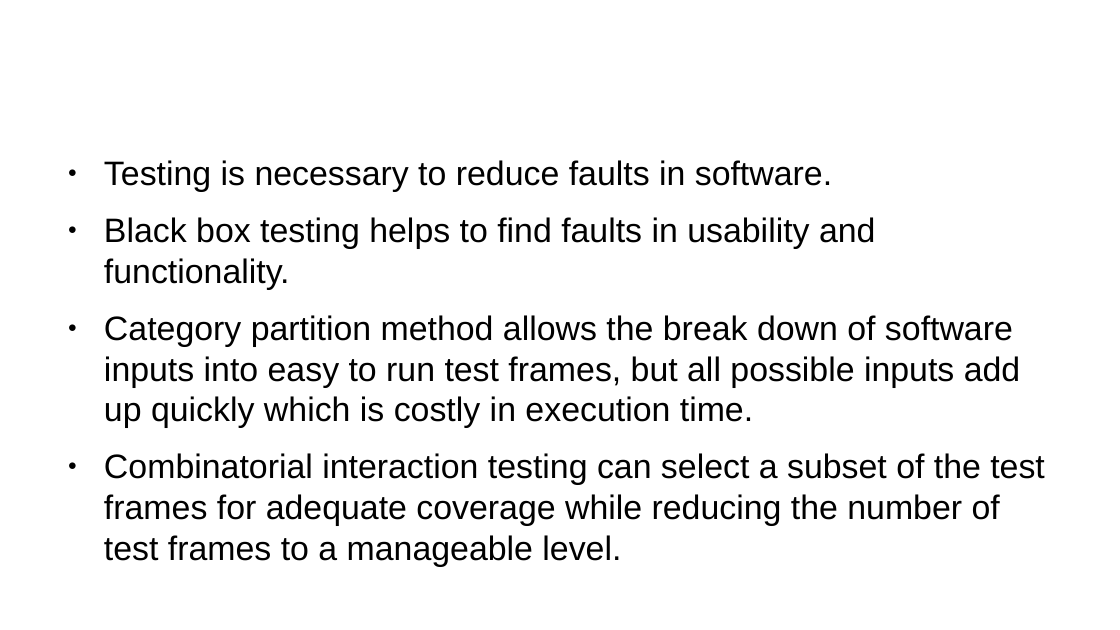
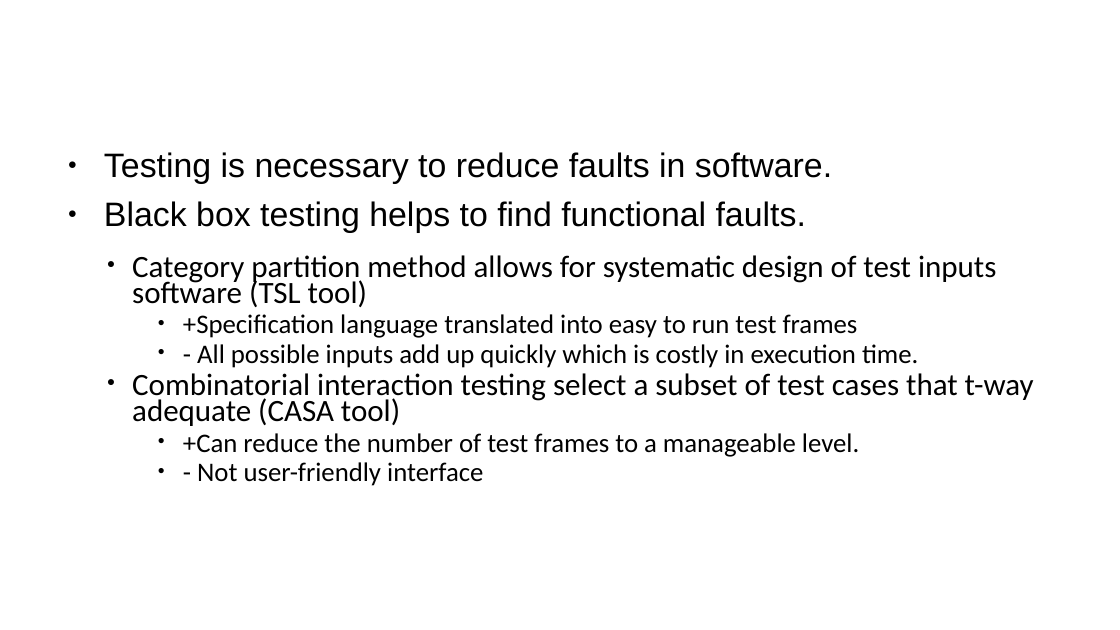
Before and after one commit to Panik-Kontrol/MastersProject, a slide deck: slide 3 of project_proposal.odp. Drawn at 1120x630 pixels with LibreOffice and Linux fonts; fonts in the diff are those of the drawing; background and template pictures are left out. Boxes give left, top, right and bottom in pixels: in the first picture for what was removed or moved away, otherwise in the second. Text is boxed around its words. In the diff, an @@ line names an element or a change of style, - is before the commit and + after.

```diff
--- a/project_proposal.odp
+++ b/project_proposal.odp
@@ text at bbox=[104, 152, 832, 184]: size 24.1 to 24 pt in "Testing is necessary to reduce faults in ..."; indent changed; line spacing 1 to 0.8 @@
@@ text at bbox=[104, 201, 1034, 486]: text changed; size 24.1 to 19 pt; font Arial to Calibri @@
-● Black box testing helps to find faults in usability and functionality.
-● Category partition method allows the break down of software inputs into easy to run test frames, but all possible inputs add up quickly which is costly in execution time.
-● Combinatorial interaction testing can select a subset of the test frames for adequate coverage while reducing the number of test frames to a manageable level.
+● Black box testing helps to find functional faults.
+  ● Category partition method allows for systematic design of test inputs software (TSL tool)
+    ● +Specification language translated into easy to run test frames
+    ● - All possible inputs add up quickly which is costly in execution time.
+  ● Combinatorial interaction testing select a subset of test cases that t-way adequate (CASA tool)
+    ● +Can reduce the number of test frames to a manageable level.
+    ● - Not user-friendly interface
```
Also in this commit, not shown: 8 other slides changed.
